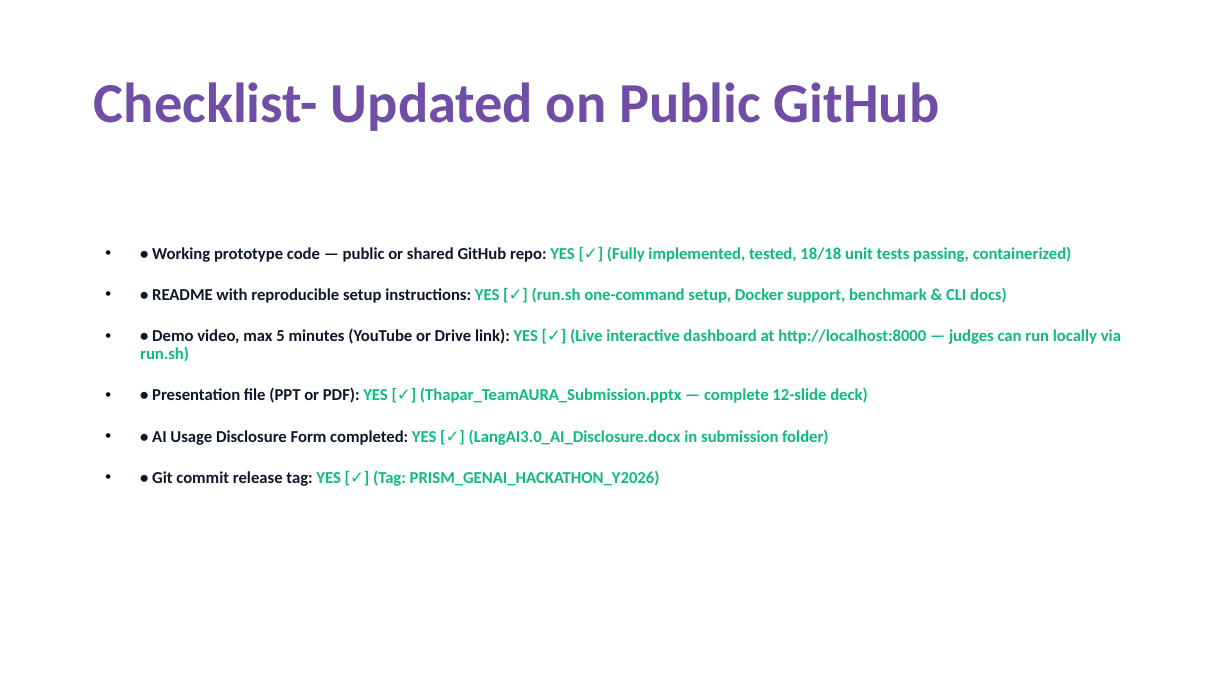
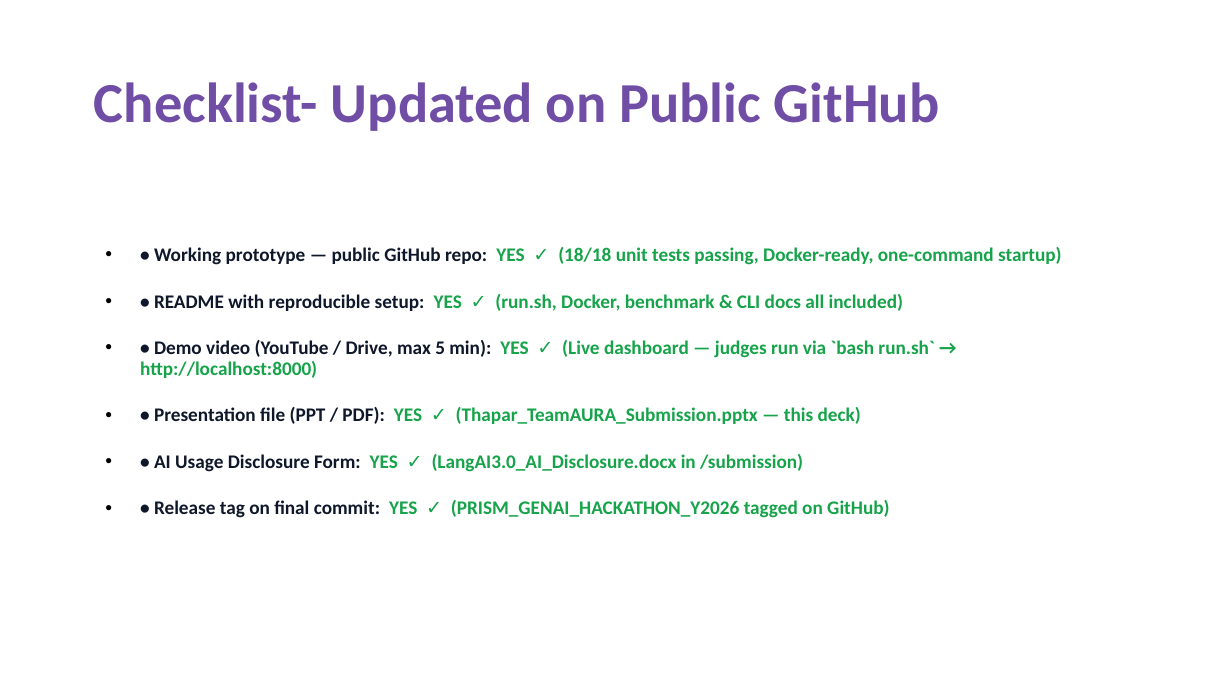
Before and after one commit to AadityaBansal01/aura-code-intelligence, a slide deck: slide 11 of Thapar_TeamAURA_Submission.pptx. Drawn at 1232x693 pixels with LibreOffice and Linux fonts; fonts in the diff are those of the drawing. Boxes give left, top, right and bottom in pixels: in the first picture for what was removed or moved away, otherwise in the second. Text is boxed around its words. In the diff, an @@ line names an element or a change of style, - is before the commit and + after.

Commit message:
fix: bigger fonts, human-written PPT content, clean team roster, no personal email

```diff
--- a/Thapar_TeamAURA_Submission.pptx
+++ b/Thapar_TeamAURA_Submission.pptx
@@ text at (140, 247, 1062, 518): text changed; size 13 to 15 pt; text colour #10B981 to #16A34A @@
-• • Working prototype code — public or shared GitHub repo: YES [✓] (Fully implemented, tested, 18/18 unit tests passing, containerized)
-• • README with reproducible setup instructions: YES [✓] (run.sh one-command setup, Docker support, benchmark & CLI docs)
-• • Demo video, max 5 minutes (YouTube or Drive link): YES [✓] (Live interactive dashboard at http://localhost:8000 — judges can run locally via run.sh)
-• • Presentation file (PPT or PDF): YES [✓] (Thapar_TeamAURA_Submission.pptx — complete 12-slide deck)
-• • AI Usage Disclosure Form completed: YES [✓] (LangAI3.0_AI_Disclosure.docx in submission folder)
-• • Git commit release tag: YES [✓] (Tag: PRISM_GENAI_HACKATHON_Y2026)
+• • Working prototype — public GitHub repo: YES ✓ (18/18 unit tests passing, Docker-ready, one-command startup)
+• • README with reproducible setup: YES ✓ (run.sh, Docker, benchmark & CLI docs all included)
+• • Demo video (YouTube / Drive, max 5 min): YES ✓ (Live dashboard — judges run via `bash run.sh` → http://localhost:8000)
+• • Presentation file (PPT / PDF): YES ✓ (Thapar_TeamAURA_Submission.pptx — this deck)
+• • AI Usage Disclosure Form: YES ✓ (LangAI3.0_AI_Disclosure.docx in /submission)
+• • Release tag on final commit: YES ✓ (PRISM_GENAI_HACKATHON_Y2026 tagged on GitHub)
```
Also in this commit, not shown: 10 other slides changed, 5 other files.
